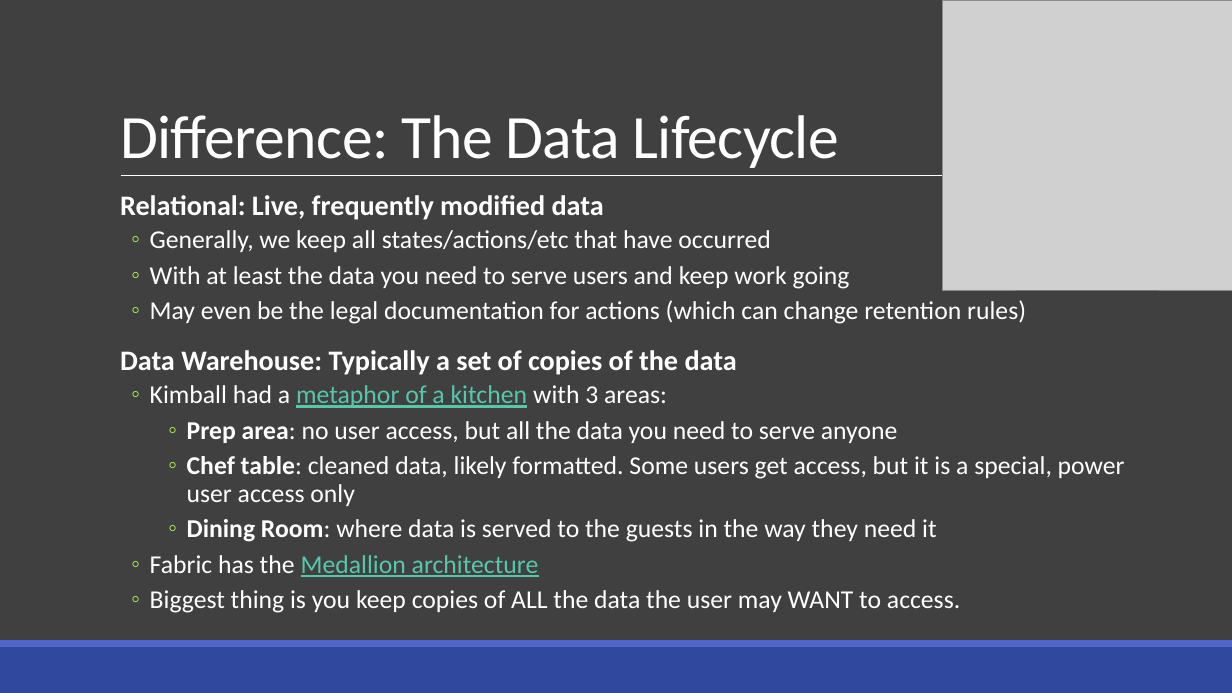
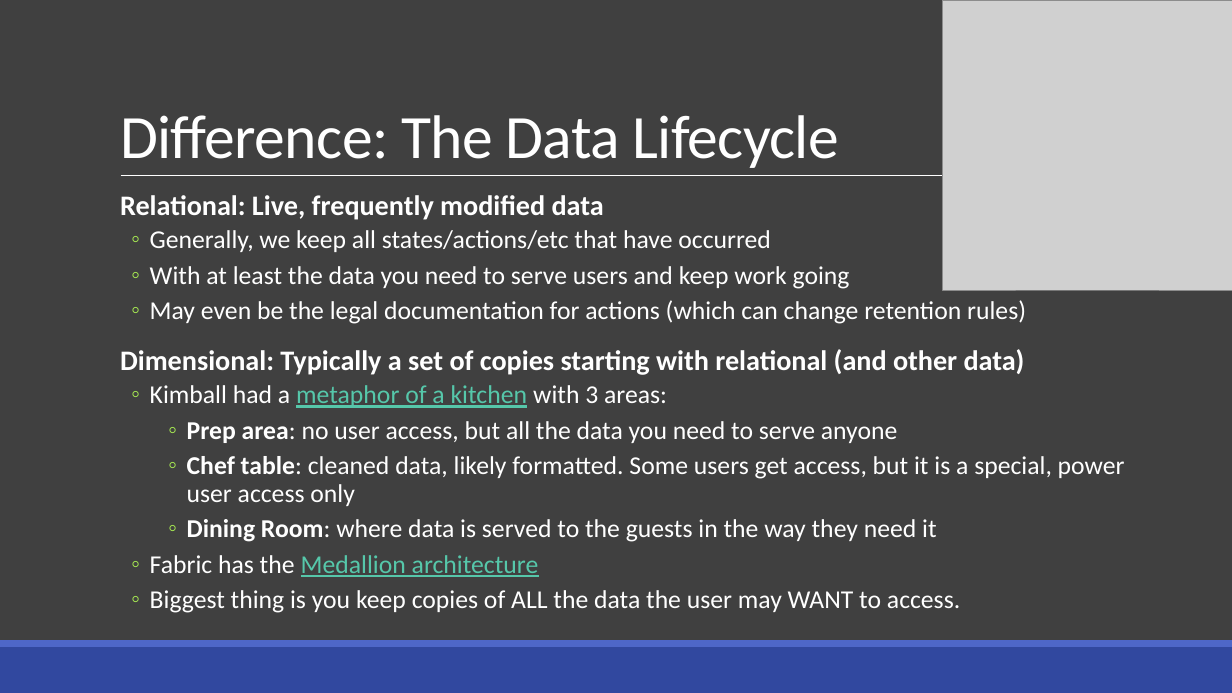
Before and after one commit to drsqlgithub/Presentation-Downloads, a slide deck: slide 12 of BI Versus Relational Design/Bi Versus Relational.pptx. Drawn at 1232x693 pixels with LibreOffice and Linux fonts; fonts in the diff are those of the drawing; grey boxes stand for pictures. Boxes give left, top, right and bottom in pixels: in the first picture for what was removed or moved away, otherwise in the second. Text is boxed around its words. In the diff, an @@ line names an element or a change of style, - is before the commit and + after.

Commit message:
slight upgrades to remove BI and make it Dimensional

```diff
--- a/BI Versus Relational Design/Bi Versus Relational.pptx
+++ b/BI Versus Relational Design/Bi Versus Relational.pptx
@@ text at <box>120,349,1025,375</box>: text changed @@
-  Data Warehouse: Typically a set of copies of the data
+  Dimensional: Typically a set of copies starting with relational (and other data)
```
Also in this commit, not shown: 7 other slides changed.
